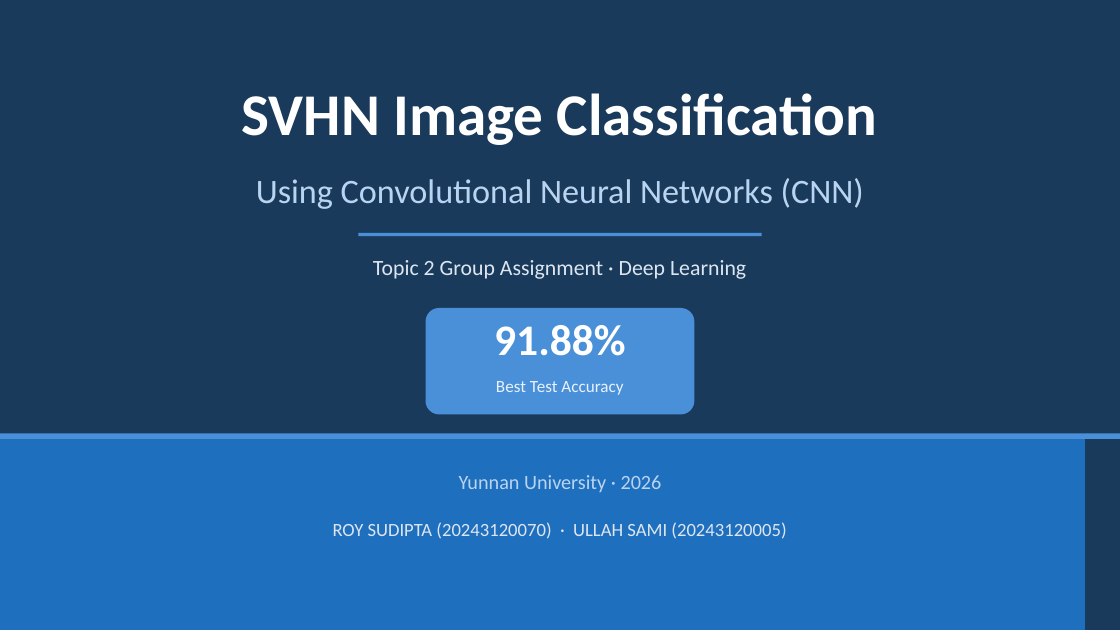
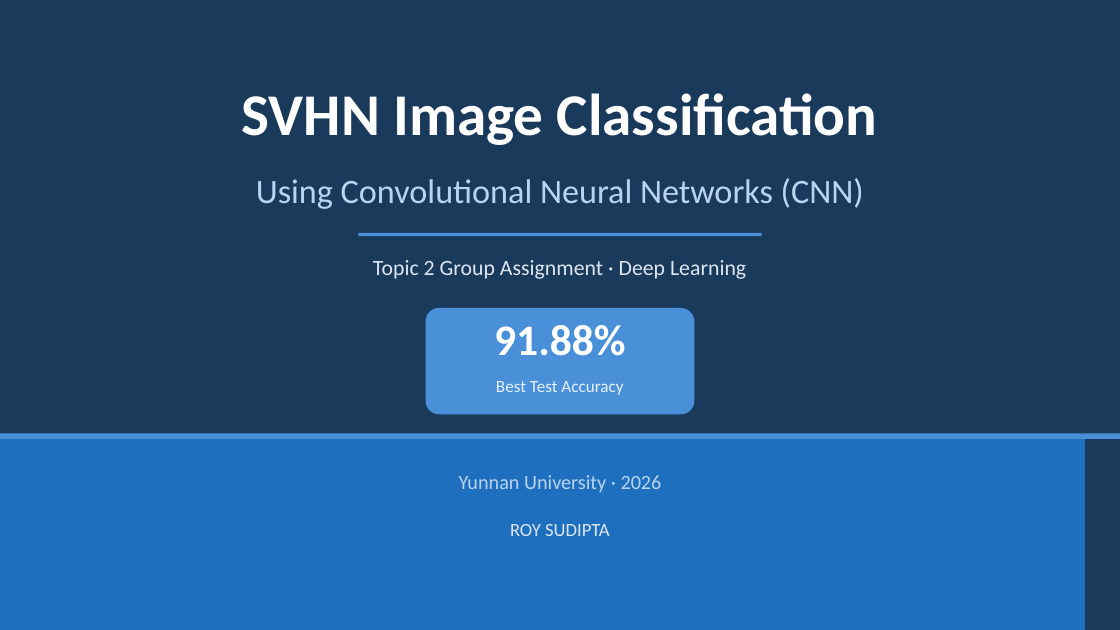
Before and after one commit to Shudipto-creator/SVHN-Image-Classification-using-CNN, a slide deck: slide 1 of SVHN_CNN_Presentation.pptx. Drawn at 1120x630 pixels with LibreOffice and Linux fonts; fonts in the diff are those of the drawing. Boxes give left, top, right and bottom in pixels: in the first picture for what was removed or moved away, otherwise in the second. Text is boxed around its words. In the diff, an @@ line names an element or a change of style, - is before the commit and + after.

```diff
--- a/SVHN_CNN_Presentation.pptx
+++ b/SVHN_CNN_Presentation.pptx
@@ text at bbox=[510, 524, 610, 536]: text changed @@
-ROY SUDIPTA (20243120070) · ULLAH SAMI (20243120005)
+ROY SUDIPTA
```
Also in this commit, not shown: 3 other slides changed, 1 other file.
